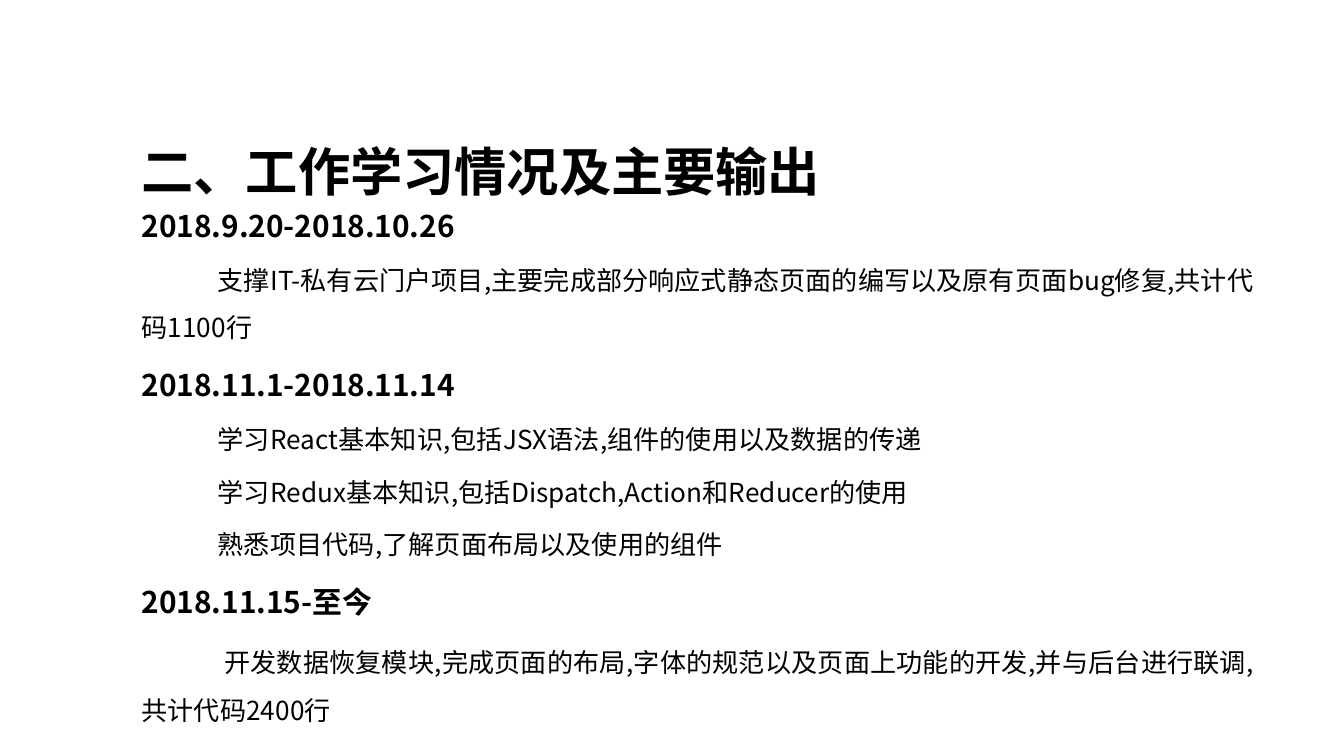
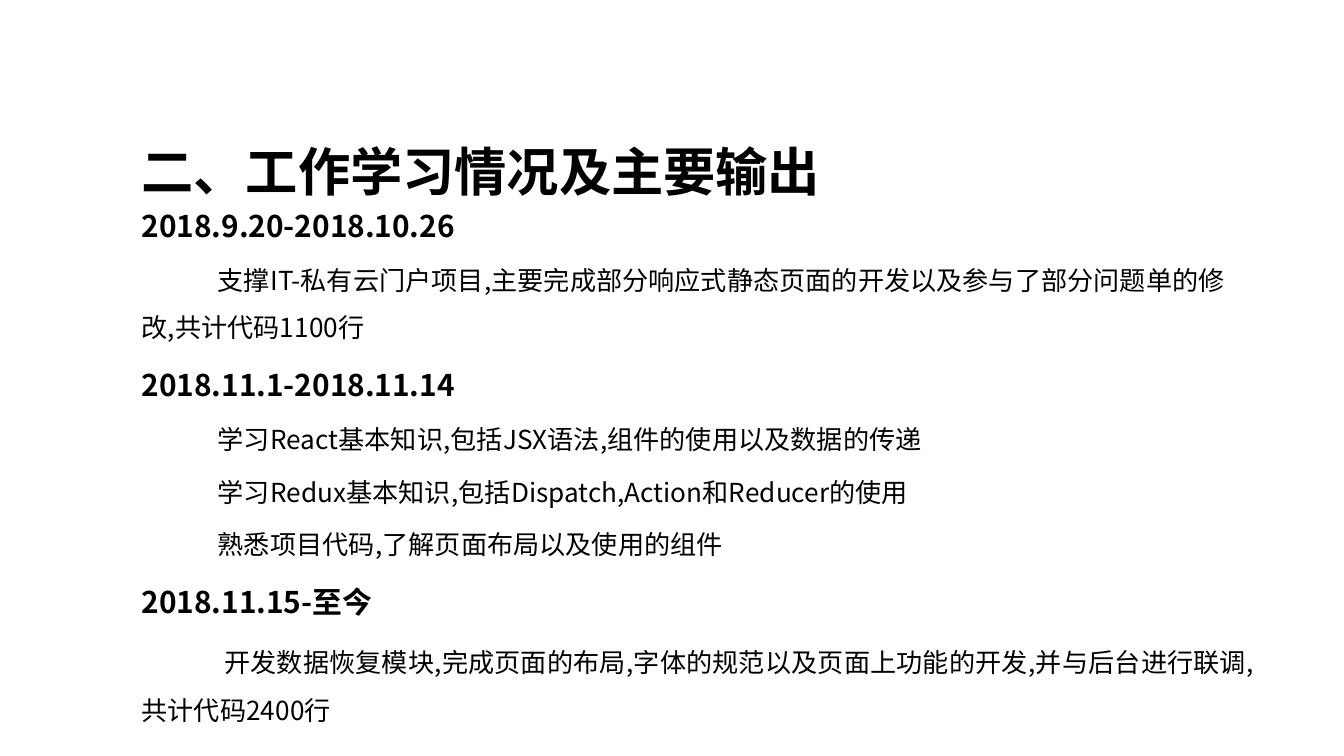
Before and after one commit to DNCBA/Learn-More-Do-Less, a slide deck: slide 4 of 999/杨赛转正答辩.pptx. Drawn at 1344x756 pixels with LibreOffice and Linux fonts; fonts in the diff are those of the drawing; background and template pictures are left out. Boxes give left, top, right and bottom in pixels: in the first picture for what was removed or moved away, otherwise in the second. Text is boxed around its words. In the diff, an @@ line names an element or a change of style, - is before the commit and + after.

Commit message:
55555

```diff
--- a/999/杨赛转正答辩.pptx
+++ b/999/杨赛转正答辩.pptx
@@ text at (142, 268, 1225, 342): text changed @@
-支撑IT-私有云门户项目,主要完成部分响应式静态页面的编写以及原有页面bug修复,共计代码1100行
+支撑IT-私有云门户项目,主要完成部分响应式静态页面的开发以及参与了部分问题单的修改,共计代码1100行
```
